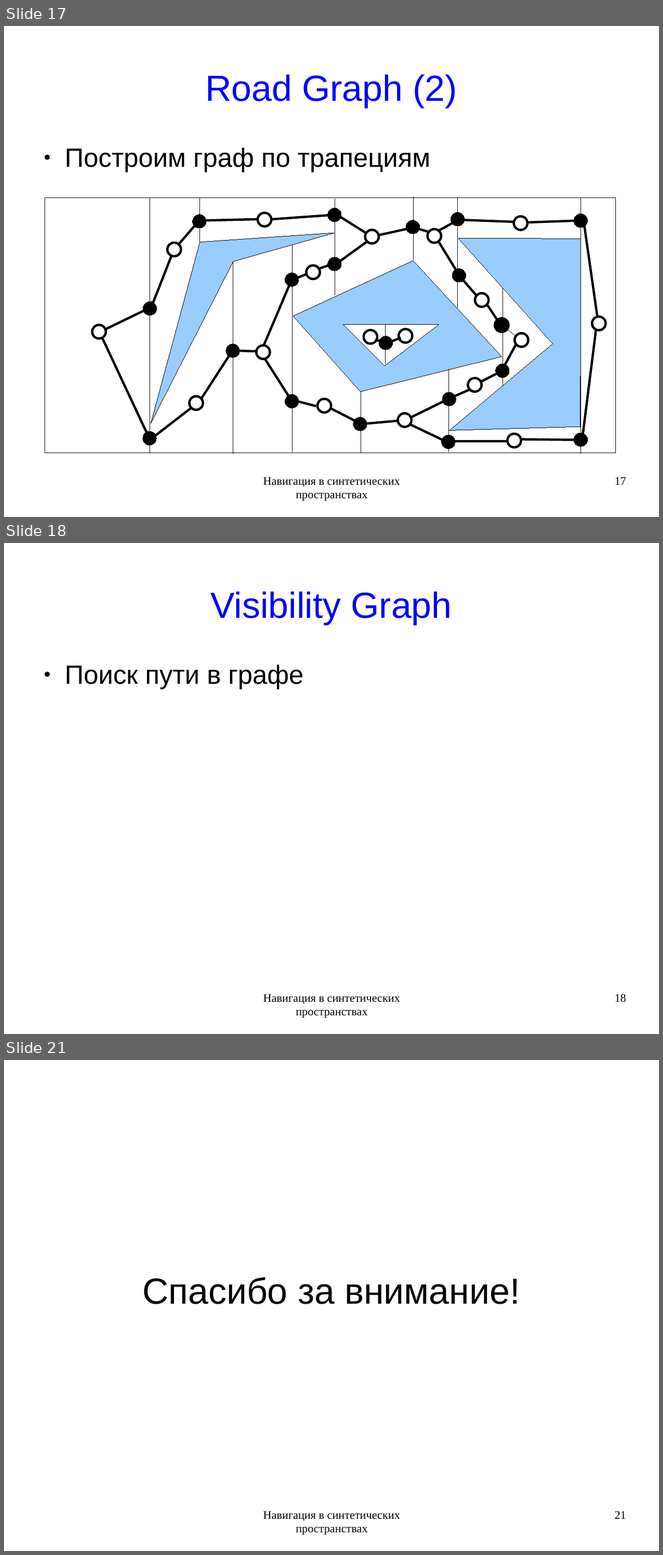
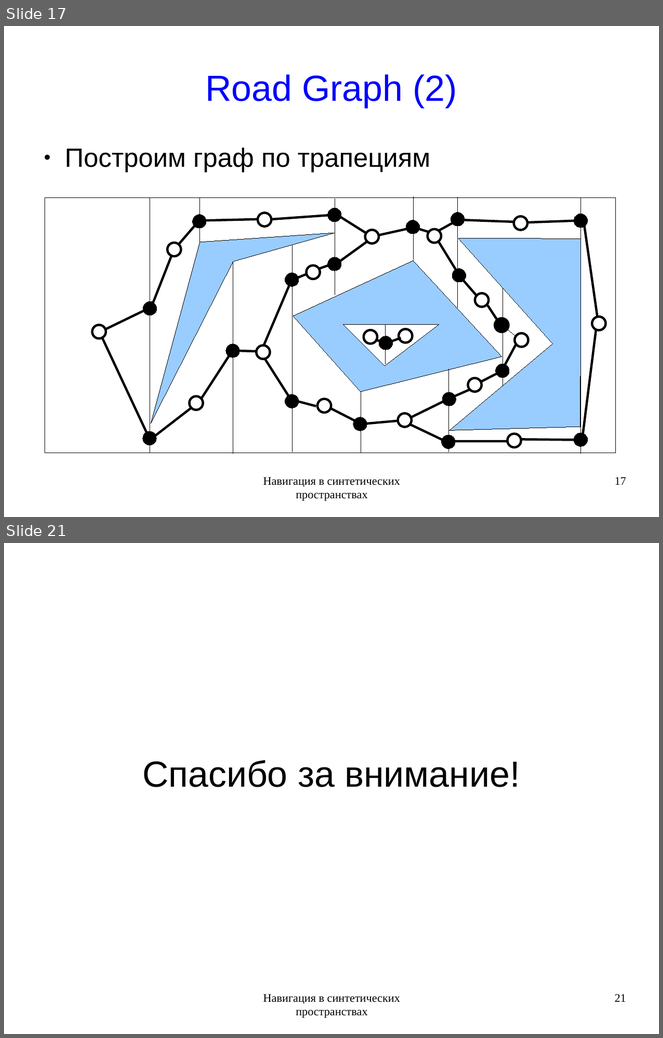
Before and after one commit to rutsky/semester09, a slide deck: Artificial_intelligence/Navigation_in_synthetic_space/50572_Rutsky_Navigation_in_synthetic_space.odp. Shown one above the other, each under a label of ours: slides 17, 18 and 21 before the commit, slides 17 and 21 after it; the slides between them are not shown. The pictures are 663x1555 and 663x1038 pixels, drawn with LibreOffice and Linux fonts; fonts in the diff are those of the drawing. Boxes give left, top, right and bottom in pixels: in the first picture for what was removed or moved away, otherwise in the second. Text is boxed around its words. In the diff, an @@ line names an element or a change of style, - is before the commit and + after.

```diff
--- a/Artificial_intelligence/Navigation_in_synthetic_space/50572_Rutsky_Navigation_in_synthetic_space.odp
+++ b/Artificial_intelligence/Navigation_in_synthetic_space/50572_Rutsky_Navigation_in_synthetic_space.odp
@@ slide 18 removed at [4,543,659,1034], background #FFFFFF @@
@@ title removed at [210,591,452,625] @@
-Visibility Graph
@@ text removed at [65,665,304,690] @@
-● Поиск пути в графе
@@ text removed at [263,994,400,1018] @@
-Навигация в синтетических пространствах
@@ page number removed at [615,994,626,1003] @@
-18
```
Also in this commit, not shown: 2 slides changed, 1 slide added.
